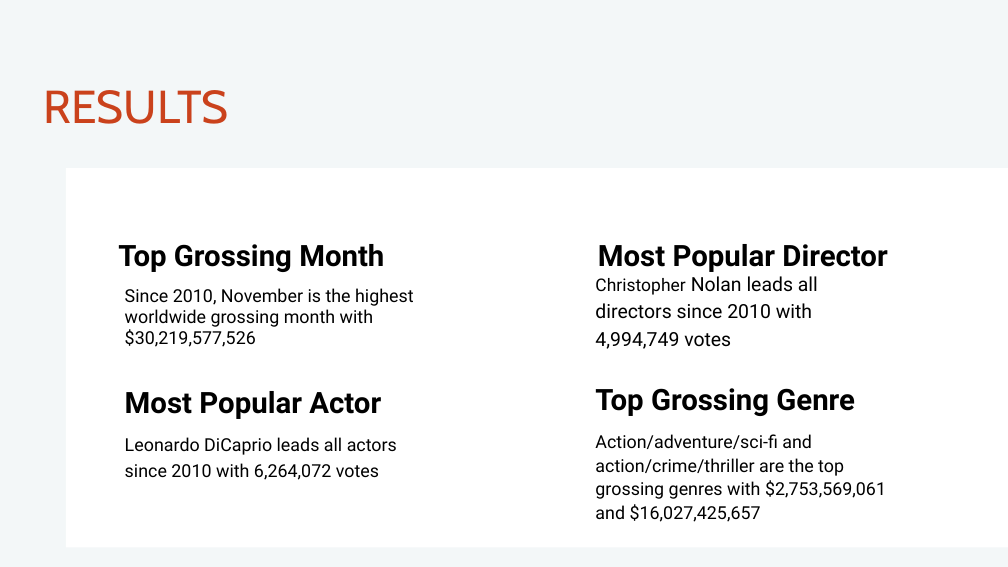
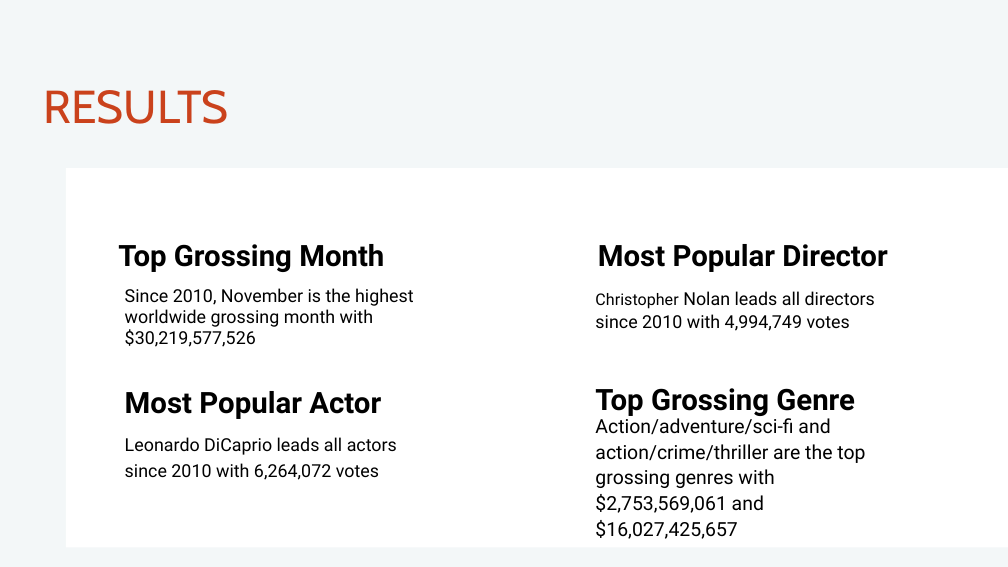
Before and after one commit to MHolthouser1024/Microsoft-Movie-Analysis, a slide deck: slide 6 of Movie_analysis_ppp.pptx. Drawn at 1008x567 pixels with LibreOffice and Linux fonts; fonts in the diff are those of the drawing. Boxes give left, top, right and bottom in pixels: in the first picture for what was removed or moved away, otherwise in the second. Text is boxed around its words. In the diff, an @@ line names an element or a change of style, - is before the commit and + after.

```diff
--- a/Movie_analysis_ppp.pptx
+++ b/Movie_analysis_ppp.pptx
@@ text "Christopher Nolan leads all directors ..." at [595, 291, 875, 331]: size 16.6 to 15.3 pt in "Christopher"; size 18.5 to 17 pt in "Nolan leads all directors since 2010 with ..."; line spacing 1.2 to 1.1 @@
@@ text "Action/adventure/sci-fi and action/crime/thriller are the ..." at [595, 415, 865, 539]: size 17 to 18.5 pt @@
```
Also in this commit, not shown: 2 other slides changed.
